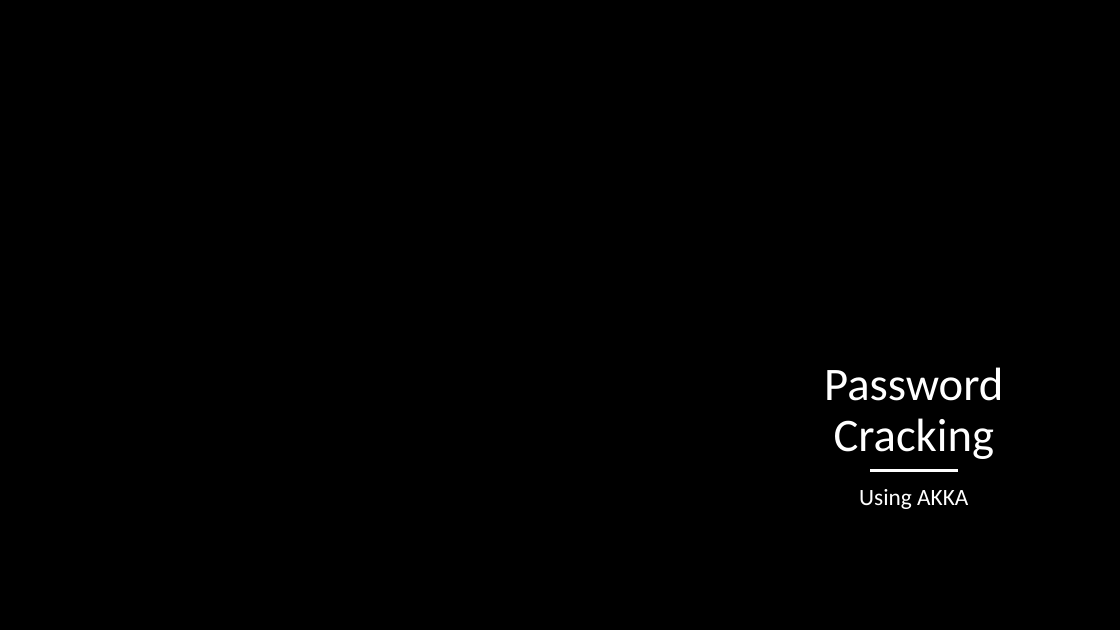
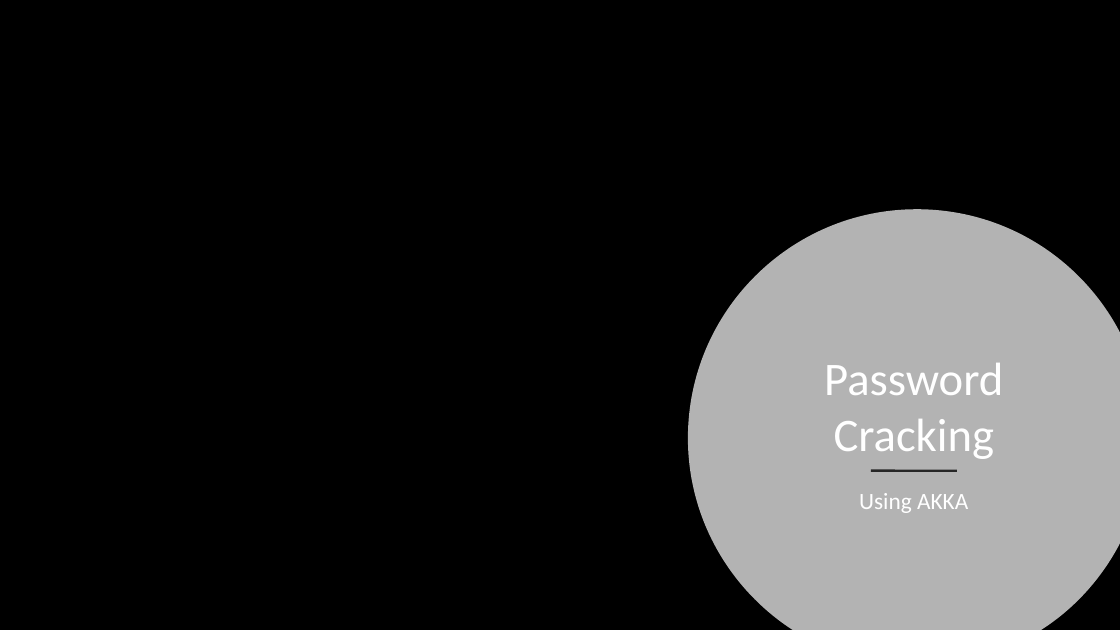
Before and after one commit to jonasgrunert/ddm-akka, a slide deck: slide 1 of assignment3/Slides.pptx. Drawn at 1120x630 pixels with LibreOffice and Linux fonts; fonts in the diff are those of the drawing; background and template pictures are left out. Boxes give left, top, right and bottom in pixels: in the first picture for what was removed or moved away, otherwise in the second. Text is boxed around its words. In the diff, an @@ line names an element or a change of style, - is before the commit and + after.

```diff
--- a/assignment3/Slides.pptx
+++ b/assignment3/Slides.pptx
@@ freeform shape at bbox=[688, 209, 1120, 630]: fill #000000 at 70% opacity to #FFFFFF at 70% opacity; outline redrawn @@
@@ text "Password Cracking" at bbox=[824, 363, 1003, 459]: line spacing 0.9 to 1 @@
@@ line (871, 471) - (957, 471): stroke #FFFFFF 2 pt to #262626 2.01 pt @@
@@ text "Using AKKA" at bbox=[859, 493, 968, 513]: line spacing 0.9 to 1; less space between paragraphs @@
```
Also in this commit, not shown: 2 other slides changed, 1 slide added, 1 other file.
